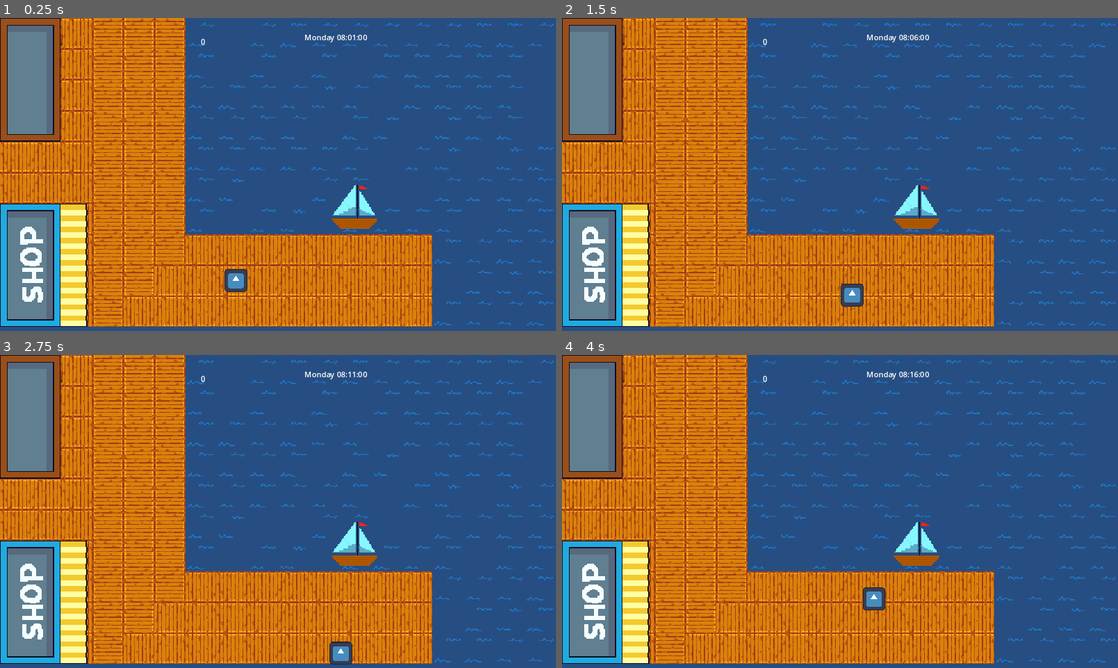
Above: before the commit, frames 1-4 (two rows, left to right).
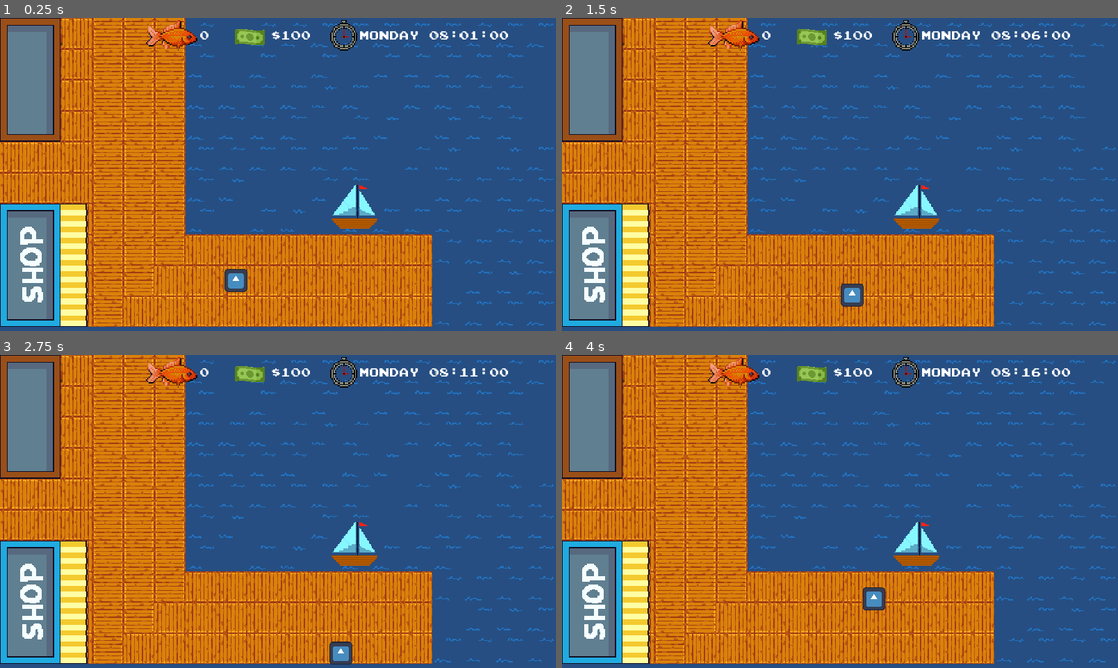
Above: after the commit, the same moments.

Repository: maxkompch/Fishing4Future
Game: Godot game, scene res://405. Start Area/scenes/start_area.tscn
Two runs of this game, one before a commit and one after it. Both use one fixed random seed, a clock stepped at 60 frames per second and the inputs below. The engine's default icon, where the game draws it, is replaced by a stand-in: a white triangle on a blue panel in a dark square.
Inputs:
- Up to frame 1 (0.25 s): no input
- Up to frame 2 (1.5 s): hold D (right) 0.53-1.28 s; tap E (action) at 0.6, 1.35 s; hold S (down) from 1.28 s (still down)
- Up to frame 3 (2.75 s): release S (down) at 2.03 s; hold D (right) from 2.03 s (still down); tap E (action) at 2.1 s
- Up to frame 4 (4 s): release D (right) at 2.78 s; hold W (up) 2.78-3.53 s; tap E (action) at 2.85, 3.6 s; hold A (left) from 3.53 s (still down)

The runs differ from the first frame. In frame 1, 2.5% of the frame differs, in the area x 26-100%, y 0-99%; in frame 2, 2.3%; in frame 3, 2.6%; in frame 4, 2.7%.

Commit message:
updated ResourceGUI to show money, fish, and time

Diff:
--- a/100. Fishing and Fish/Scenes/FishiMiniGame.tscn
+++ b/100. Fishing and Fish/Scenes/FishiMiniGame.tscn
@@ -8,7 +8,11 @@
 [ext_resource type="Texture2D" uid="uid://dx5tqpmf2bauo" path="res://100. Fishing and Fish/Assets/FisingBackground.png" id="5_ow07b"]
 [ext_resource type="Texture2D" uid="uid://dhm0itk3bn2qi" path="res://100. Fishing and Fish/Assets/KeschernforBackground.png" id="6_5m1kl"]
 [ext_resource type="Texture2D" uid="uid://rx408jidtf73" path="res://100. Fishing and Fish/Assets/AngelForBackground.png" id="7_vfe67"]
-[ext_resource type="Script" path="res://100. Fishing and Fish/Scenes/time_gui.gd" id="9_ics8i"]
+[ext_resource type="Script" path="res://601. ShopUI/Scenes/resource_gui.gd" id="9_orumj"]
+[ext_resource type="Texture2D" uid="uid://dwrrhgxyabgrj" path="res://601. ShopUI/Assets/shop assets/fish.png" id="10_xj40i"]
+[ext_resource type="FontFile" uid="uid://chdqx1a3e1e2v" path="res://601. ShopUI/Assets/font/joystix.otf" id="11_v1x6t"]
+[ext_resource type="Texture2D" uid="uid://0l8d81yywyws" path="res://601. ShopUI/Assets/shop assets/money.png" id="12_cy680"]
+[ext_resource type="Texture2D" uid="uid://cspcjdd0miwk7" path="res://601. ShopUI/Assets/shop assets/time.png" id="13_if2vg"]
 
 [node name="FishiMiniGame" type="Node2D"]
 script = ExtResource("1_pvdyh")
@@ -219,26 +223,67 @@
 amplitide = 10
 offset = 1.6
 
-[node name="TimeGUI" type="Control" parent="."]
+[node name="ResourceGUI" type="Control" parent="."]
 layout_mode = 3
 anchors_preset = 0
-offset_right = 88.0
-offset_bottom = 65.0
-script = ExtResource("9_ics8i")
-
-[node name="TimeShow" type="Label" parent="TimeGUI"]
+offset_right = 40.0
+offset_bottom = 40.0
+script = ExtResource("9_orumj")
+
+[node name="Resources" type="HBoxContainer" parent="ResourceGUI"]
 layout_mode = 0
-offset_left = 562.0
-offset_top = 13.0
-offset_right = 853.0
-offset_bottom = 93.0
-
-[node name="FishBar" type="Label" parent="TimeGUI"]
-layout_mode = 0
-offset_left = 305.0
-offset_top = 6.0
-offset_right = 594.0
-offset_bottom = 91.0
+offset_left = 205.0
+offset_top = 8.0
+offset_right = 1144.0
+offset_bottom = 71.0
+theme_override_constants/separation = 40
+alignment = 1
+
+[node name="FishContainer" type="HBoxContainer" parent="ResourceGUI/Resources"]
+layout_mode = 2
+
+[node name="FishIcon" type="TextureRect" parent="ResourceGUI/Resources/FishContainer"]
+layout_mode = 2
+texture = ExtResource("10_xj40i")
+expand_mode = 3
+flip_h = true
+
+[node name="Fish" type="Label" parent="ResourceGUI/Resources/FishContainer"]
+layout_mode = 2
+theme_override_fonts/font = ExtResource("11_v1x6t")
+theme_override_font_sizes/font_size = 25
+text = "hiiiiii"
+
+[node name="MoneyContainer" type="HBoxContainer" parent="ResourceGUI/Resources"]
+layout_mode = 2
+theme_override_constants/separation = -7
+alignment = 1
+
+[node name="MoneyIcon" type="TextureRect" parent="ResourceGUI/Resources/MoneyContainer"]
+layout_mode = 2
+texture = ExtResource("12_cy680")
+expand_mode = 3
+
+[node name="Money" type="Label" parent="ResourceGUI/Resources/MoneyContainer"]
+layout_mode = 2
+theme_override_fonts/font = ExtResource("11_v1x6t")
+theme_override_font_sizes/font_size = 25
+text = "Hello"
+vertical_alignment = 1
+
+[node name="TimeContainer" type="HBoxContainer" parent="ResourceGUI/Resources"]
+layout_mode = 2
+
+[node name="TimeIcon" type="TextureRect" parent="ResourceGUI/Resources/TimeContainer"]
+layout_mode = 2
+texture = ExtResource("13_if2vg")
+expand_mode = 3
+
+[node name="TimeDisplay" type="Label" parent="ResourceGUI/Resources/TimeContainer"]
+layout_mode = 2
+theme_override_fonts/font = ExtResource("11_v1x6t")
+theme_override_font_sizes/font_size = 25
+text = "THIRSDAY 12:12:12"
 
 [connection signal="tree_exited" from="Logger" to="Logger" method="_on_tree_exited"]
 [connection signal="timeout" from="Timer" to="." method="_on_timer_timeout"]
--- a/201. BoatNavigation/Scenes/BoatNavigation.tscn
+++ b/201. BoatNavigation/Scenes/BoatNavigation.tscn
@@ -9,7 +9,11 @@
 [ext_resource type="Script" path="res://405. Start Area/scenes/shop_area.gd" id="7_m1cad"]
 [ext_resource type="Texture2D" uid="uid://ckcjnevpod0e4" path="res://201. BoatNavigation/Assets/Pfeil.png" id="8_4ddid"]
 [ext_resource type="Texture2D" uid="uid://5lyto7kdu7ir" path="res://1000. Old or unused/101. Fishing and Fish/Assets/violet fish.png" id="9_h7gu2"]
-[ext_resource type="Script" path="res://100. Fishing and Fish/Scenes/time_gui.gd" id="10_l44gj"]
+[ext_resource type="Script" path="res://601. ShopUI/Scenes/resource_gui.gd" id="10_i6ms5"]
+[ext_resource type="Texture2D" uid="uid://dwrrhgxyabgrj" path="res://601. ShopUI/Assets/shop assets/fish.png" id="11_de20e"]
+[ext_resource type="FontFile" uid="uid://chdqx1a3e1e2v" path="res://601. ShopUI/Assets/font/joystix.otf" id="12_4c4ps"]
+[ext_resource type="Texture2D" uid="uid://0l8d81yywyws" path="res://601. ShopUI/Assets/shop assets/money.png" id="13_2trar"]
+[ext_resource type="Texture2D" uid="uid://cspcjdd0miwk7" path="res://601. ShopUI/Assets/shop assets/time.png" id="14_dyqoa"]
 
 [sub_resource type="RectangleShape2D" id="RectangleShape2D_okyxk"]
 size = Vector2(37, 32)
@@ -157,25 +161,66 @@
 scale = Vector2(2.1875, 2.1875)
 texture = ExtResource("9_h7gu2")
 
-[node name="TimeGUI" type="Control" parent="."]
+[node name="ResourceGUI" type="Control" parent="."]
 layout_mode = 3
 anchors_preset = 0
-offset_right = 88.0
-offset_bottom = 65.0
-script = ExtResource("10_l44gj")
-
-[node name="TimeShow" type="Label" parent="TimeGUI"]
+offset_right = 40.0
+offset_bottom = 40.0
+script = ExtResource("10_i6ms5")
+
+[node name="Resources" type="HBoxContainer" parent="ResourceGUI"]
 layout_mode = 0
-offset_left = -144.0
-offset_top = -309.0
-offset_right = 147.0
-offset_bottom = -229.0
-
-[node name="FishBar" type="Label" parent="TimeGUI"]
-layout_mode = 0
-offset_left = -419.0
-offset_top = -307.0
-offset_right = -130.0
-offset_bottom = -222.0
+offset_left = -506.0
+offset_top = -315.0
+offset_right = 433.0
+offset_bottom = -252.0
+theme_override_constants/separation = 40
+alignment = 1
+
+[node name="FishContainer" type="HBoxContainer" parent="ResourceGUI/Resources"]
+layout_mode = 2
+
+[node name="FishIcon" type="TextureRect" parent="ResourceGUI/Resources/FishContainer"]
+layout_mode = 2
+texture = ExtResource("11_de20e")
+expand_mode = 3
+flip_h = true
+
+[node name="Fish" type="Label" parent="ResourceGUI/Resources/FishContainer"]
+layout_mode = 2
+theme_override_fonts/font = ExtResource("12_4c4ps")
+theme_override_font_sizes/font_size = 25
+text = "hiiiiii"
+
+[node name="MoneyContainer" type="HBoxContainer" parent="ResourceGUI/Resources"]
+layout_mode = 2
+theme_override_constants/separation = -7
+alignment = 1
+
+[node name="MoneyIcon" type="TextureRect" parent="ResourceGUI/Resources/MoneyContainer"]
+layout_mode = 2
+texture = ExtResource("13_2trar")
+expand_mode = 3
+
+[node name="Money" type="Label" parent="ResourceGUI/Resources/MoneyContainer"]
+layout_mode = 2
+theme_override_fonts/font = ExtResource("12_4c4ps")
+theme_override_font_sizes/font_size = 25
+text = "Hello"
+vertical_alignment = 1
+
+[node name="TimeContainer" type="HBoxContainer" parent="ResourceGUI/Resources"]
+layout_mode = 2
+
+[node name="TimeIcon" type="TextureRect" parent="ResourceGUI/Resources/TimeContainer"]
+layout_mode = 2
+texture = ExtResource("14_dyqoa")
+expand_mode = 3
+
+[node name="TimeDisplay" type="Label" parent="ResourceGUI/Resources/TimeContainer"]
+layout_mode = 2
+theme_override_fonts/font = ExtResource("12_4c4ps")
+theme_override_font_sizes/font_size = 25
+text = "THIRSDAY 12:12:12"
 
 [connection signal="body_entered" from="Boat_exit_Area" to="Boat_exit_Area" method="_on_ship_exited"]
--- a/405. Start Area/scenes/start_area.tscn
+++ b/405. Start Area/scenes/start_area.tscn
@@ -10,7 +10,11 @@
 [ext_resource type="Texture2D" uid="uid://dxx0mfkoj4w3x" path="res://601. ShopUI/Assets/shop assets/Shoptext.png" id="9_odmr6"]
 [ext_resource type="Texture2D" uid="uid://c68y4cdg1ntrp" path="res://601. ShopUI/Assets/shop assets/BUILDNG.png" id="9_x5ysd"]
 [ext_resource type="Texture2D" uid="uid://cwqyxw64pps3i" path="res://102. Icons/boat_pixelart.png" id="10_8tskl"]
-[ext_resource type="Script" path="res://100. Fishing and Fish/Scenes/time_gui.gd" id="11_gc6se"]
+[ext_resource type="Script" path="res://601. ShopUI/Scenes/resource_gui.gd" id="11_vmhbd"]
+[ext_resource type="Texture2D" uid="uid://dwrrhgxyabgrj" path="res://601. ShopUI/Assets/shop assets/fish.png" id="12_17s26"]
+[ext_resource type="FontFile" uid="uid://chdqx1a3e1e2v" path="res://601. ShopUI/Assets/font/joystix.otf" id="13_stnse"]
+[ext_resource type="Texture2D" uid="uid://0l8d81yywyws" path="res://601. ShopUI/Assets/shop assets/money.png" id="14_xxaim"]
+[ext_resource type="Texture2D" uid="uid://cspcjdd0miwk7" path="res://601. ShopUI/Assets/shop assets/time.png" id="15_t0p8u"]
 
 [sub_resource type="TileSetAtlasSource" id="TileSetAtlasSource_uvkql"]
 texture = ExtResource("3_rx7so")
@@ -246,26 +250,67 @@
 scale = Vector2(0.444545, 0.444545)
 texture = ExtResource("10_8tskl")
 
-[node name="TimeGUI" type="Control" parent="."]
+[node name="ResourceGUI" type="Control" parent="."]
 layout_mode = 3
 anchors_preset = 0
-offset_right = 88.0
-offset_bottom = 65.0
-script = ExtResource("11_gc6se")
-
-[node name="TimeShow" type="Label" parent="TimeGUI"]
+offset_right = 40.0
+offset_bottom = 40.0
+script = ExtResource("11_vmhbd")
+
+[node name="Resources" type="HBoxContainer" parent="ResourceGUI"]
 layout_mode = 0
-offset_left = 567.0
-offset_top = -75.0
-offset_right = 858.0
-offset_bottom = 5.0
-
-[node name="FishBar" type="Label" parent="TimeGUI"]
-layout_mode = 0
-offset_left = 353.0
-offset_top = -66.0
-offset_right = 642.0
-offset_bottom = 19.0
+offset_left = 146.0
+offset_top = -100.0
+offset_right = 1085.0
+offset_bottom = -37.0
+theme_override_constants/separation = 40
+alignment = 1
+
+[node name="FishContainer" type="HBoxContainer" parent="ResourceGUI/Resources"]
+layout_mode = 2
+
+[node name="FishIcon" type="TextureRect" parent="ResourceGUI/Resources/FishContainer"]
+layout_mode = 2
+texture = ExtResource("12_17s26")
+expand_mode = 3
+flip_h = true
+
+[node name="Fish" type="Label" parent="ResourceGUI/Resources/FishContainer"]
+layout_mode = 2
+theme_override_fonts/font = ExtResource("13_stnse")
+theme_override_font_sizes/font_size = 25
+text = "hiiiiii"
+
+[node name="MoneyContainer" type="HBoxContainer" parent="ResourceGUI/Resources"]
+layout_mode = 2
+theme_override_constants/separation = -7
+alignment = 1
+
+[node name="MoneyIcon" type="TextureRect" parent="ResourceGUI/Resources/MoneyContainer"]
+layout_mode = 2
+texture = ExtResource("14_xxaim")
+expand_mode = 3
+
+[node name="Money" type="Label" parent="ResourceGUI/Resources/MoneyContainer"]
+layout_mode = 2
+theme_override_fonts/font = ExtResource("13_stnse")
+theme_override_font_sizes/font_size = 25
+text = "Hello"
+vertical_alignment = 1
+
+[node name="TimeContainer" type="HBoxContainer" parent="ResourceGUI/Resources"]
+layout_mode = 2
+
+[node name="TimeIcon" type="TextureRect" parent="ResourceGUI/Resources/TimeContainer"]
+layout_mode = 2
+texture = ExtResource("15_t0p8u")
+expand_mode = 3
+
+[node name="TimeDisplay" type="Label" parent="ResourceGUI/Resources/TimeContainer"]
+layout_mode = 2
+theme_override_fonts/font = ExtResource("13_stnse")
+theme_override_font_sizes/font_size = 25
+text = "THIRSDAY 12:12:12"
 
 [connection signal="pressed" from="Back" to="CharacterBody2D2" method="_on_back_pressed"]
 [connection signal="pressed" from="Back" to="Back" method="_on_back_pressed"]
--- a/601. ShopUI/Scenes/inside_shop.tscn
+++ b/601. ShopUI/Scenes/inside_shop.tscn
@@ -1,11 +1,14 @@
-[gd_scene load_steps=8 format=3 uid="uid://bclcy4nao7giv"]
+[gd_scene load_steps=11 format=3 uid="uid://bclcy4nao7giv"]
 
 [ext_resource type="Script" path="res://601. ShopUI/Scripts/backtoshop.gd" id="2_qmvxl"]
 [ext_resource type="Script" path="res://601. ShopUI/Scripts/control_inside.gd" id="3_xis08"]
 [ext_resource type="FontFile" uid="uid://chdqx1a3e1e2v" path="res://601. ShopUI/Assets/font/joystix.otf" id="4_32hmx"]
 [ext_resource type="AudioStream" uid="uid://cbod4bo0gcvv1" path="res://601. ShopUI/Assets/shop assets/purchased.wav" id="4_p3ke8"]
 [ext_resource type="AudioStream" uid="uid://demvdgaw402x" path="res://601. ShopUI/Assets/shop assets/notenough.wav" id="5_g6srk"]
-[ext_resource type="Script" path="res://100. Fishing and Fish/Scenes/time_gui.gd" id="6_ynq3r"]
+[ext_resource type="Texture2D" uid="uid://0l8d81yywyws" path="res://601. ShopUI/Assets/shop assets/money.png" id="7_0627y"]
+[ext_resource type="Script" path="res://601. ShopUI/Scenes/resource_gui.gd" id="7_p1gjj"]
+[ext_resource type="Texture2D" uid="uid://dwrrhgxyabgrj" path="res://601. ShopUI/Assets/shop assets/fish.png" id="7_yo4gj"]
+[ext_resource type="Texture2D" uid="uid://cspcjdd0miwk7" path="res://601. ShopUI/Assets/shop assets/time.png" id="9_hi7xb"]
 
 [sub_resource type="CompressedTexture2D" id="CompressedTexture2D_qsn7u"]
 load_path = "res://.godot/imported/inside_shop.png-99aa8a6bc4863dcd524a9b96e6eccab6.ctex"
@@ -111,18 +114,9 @@
 text = "Net LV. 3
 $300"
 
-[node name="Label" type="Label" parent="Control"]
-layout_mode = 0
-offset_left = 999.0
-offset_top = 24.0
-offset_right = 1123.0
-offset_bottom = 62.0
-theme_override_fonts/font = ExtResource("4_32hmx")
-theme_override_font_sizes/font_size = 30
-text = "$1000"
-
 [node name="ColorRect" type="ColorRect" parent="Control"]
 visible = false
+z_index = 5
 layout_mode = 0
 offset_right = 1163.0
 offset_bottom = 654.0
@@ -130,6 +124,7 @@
 
 [node name="ColorRect2" type="ColorRect" parent="Control"]
 visible = false
+z_index = 5
 layout_mode = 0
 offset_right = 1167.0
 offset_bottom = 659.0
@@ -137,6 +132,7 @@
 
 [node name="purchased" type="Label" parent="Control"]
 visible = false
+z_index = 6
 layout_mode = 0
 offset_left = 189.0
 offset_top = 293.0
@@ -149,6 +145,7 @@
 
 [node name="notenough" type="Label" parent="Control"]
 visible = false
+z_index = 6
 layout_mode = 0
 offset_left = 293.0
 offset_top = 296.0
@@ -167,26 +164,67 @@
 stream = ExtResource("5_g6srk")
 volume_db = -24.0
 
-[node name="TimeGUI" type="Control" parent="."]
+[node name="ResourceGUI" type="Control" parent="."]
 layout_mode = 3
 anchors_preset = 0
-offset_right = 88.0
-offset_bottom = 65.0
-script = ExtResource("6_ynq3r")
-
-[node name="TimeShow" type="Label" parent="TimeGUI"]
-layout_mode = 0
-offset_left = 562.0
-offset_top = 13.0
-offset_right = 853.0
-offset_bottom = 93.0
-
-[node name="FishBar" type="Label" parent="TimeGUI"]
-layout_mode = 0
-offset_left = 305.0
-offset_top = 6.0
-offset_right = 594.0
-offset_bottom = 91.0
+offset_right = 40.0
+offset_bottom = 40.0
+script = ExtResource("7_p1gjj")
+
+[node name="Resources" type="HBoxContainer" parent="ResourceGUI"]
+layout_mode = 0
+offset_left = 209.0
+offset_top = 3.0
+offset_right = 1148.0
+offset_bottom = 66.0
+theme_override_constants/separation = 40
+alignment = 1
+
+[node name="FishContainer" type="HBoxContainer" parent="ResourceGUI/Resources"]
+layout_mode = 2
+
+[node name="FishIcon" type="TextureRect" parent="ResourceGUI/Resources/FishContainer"]
+layout_mode = 2
+texture = ExtResource("7_yo4gj")
+expand_mode = 3
+flip_h = true
+
+[node name="Fish" type="Label" parent="ResourceGUI/Resources/FishContainer"]
+layout_mode = 2
+theme_override_fonts/font = ExtResource("4_32hmx")
+theme_override_font_sizes/font_size = 25
+text = "hiiiiii"
+
+[node name="MoneyContainer" type="HBoxContainer" parent="ResourceGUI/Resources"]
+layout_mode = 2
+theme_override_constants/separation = -7
+alignment = 1
+
+[node name="MoneyIcon" type="TextureRect" parent="ResourceGUI/Resources/MoneyContainer"]
+layout_mode = 2
+texture = ExtResource("7_0627y")
+expand_mode = 3
+
+[node name="Money" type="Label" parent="ResourceGUI/Resources/MoneyContainer"]
+layout_mode = 2
+theme_override_fonts/font = ExtResource("4_32hmx")
+theme_override_font_sizes/font_size = 25
+text = "Hello"
+vertical_alignment = 1
+
+[node name="TimeContainer" type="HBoxContainer" parent="ResourceGUI/Resources"]
+layout_mode = 2
+
+[node name="TimeIcon" type="TextureRect" parent="ResourceGUI/Resources/TimeContainer"]
+layout_mode = 2
+texture = ExtResource("9_hi7xb")
+expand_mode = 3
+
+[node name="TimeDisplay" type="Label" parent="ResourceGUI/Resources/TimeContainer"]
+layout_mode = 2
+theme_override_fonts/font = ExtResource("4_32hmx")
+theme_override_font_sizes/font_size = 25
+text = "THIRSDAY 12:12:12"
 
 [connection signal="pressed" from="Control/FishSell" to="Control" method="_on_fish_sell_pressed"]
 [connection signal="button_up" from="Control/Back_Button" to="Sprite2D" method="_on_button_button_up"]
--- /dev/null
+++ b/601. ShopUI/Scenes/resource_gui.gd
@@ -0,0 +1,30 @@
+extends Control
+var last_minute: int = -1  # Initialize with an invalid value
+
+func _ready() -> void:
+	# Initialize the display with the current time
+	GameData.load_data()
+	update_time_display()
+	update_fish_display()
+	update_money_display()
+
+
+func _process(delta: float) -> void:
+	# Get the current time
+	var current_time = time_system.get_time()
+	var total_fish = str(GameData.total_fish_caught)
+	var total_money = str(GameData.player_money)
+	update_time_display()
+	update_fish_display()
+	update_money_display()
+
+func update_time_display() -> void:
+	$Resources/TimeContainer/TimeDisplay.text = time_system.get_time()
+
+func update_fish_display() -> void:
+	GameData.load_data()
+	$Resources/FishContainer/Fish.text = str(GameData.total_fish_caught)
+
+func update_money_display() -> void:
+	GameData.load_data()
+	$Resources/MoneyContainer/Money.text = "$" + str(GameData.player_money)
--- a/601. ShopUI/Scripts/control_inside.gd
+++ b/601. ShopUI/Scripts/control_inside.gd
@@ -3,8 +3,6 @@
 func _ready():
 	GameData.load_data()
 	$FishSell.text = "Sell " + str(GameData.total_fish_caught) + " Fish That You Have"
-	$Label.text = "$" + str(GameData.player_money)
-	$Label.visible = true
 	$Rod1.disabled = GameData.rod1_purchased
 	$Rod2.disabled = not GameData.rod1_purchased or GameData.rod2_purchased
 	$Rod3.disabled = not GameData.rod2_purchased or GameData.rod3_purchased
@@ -25,7 +23,6 @@
 		$Net3.text = "Bought"
 
 func update_coin_display() -> void:
-	$Label.text = "$" + str(GameData.player_money)
 	$ColorRect.visible = false
 	$ColorRect2.visible = false
 
Not shown: 1 places in 100. Fishing and Fish/Scenes/FishiMiniGame.tscn that only renumber resources
Not shown: 1 places in 201. BoatNavigation/Scenes/BoatNavigation.tscn that only renumber resources
Not shown: 1 places in 405. Start Area/scenes/start_area.tscn that only renumber resources
Binary file added: 601. ShopUI/Assets/shop assets/fish.png
Not shown, added: 601. ShopUI/Assets/shop assets/fish.png.import
Binary file added: 601. ShopUI/Assets/shop assets/money.png
Not shown, added: 601. ShopUI/Assets/shop assets/money.png.import
Binary file added: 601. ShopUI/Assets/shop assets/time.png
Not shown, added: 601. ShopUI/Assets/shop assets/time.png.import
Not shown, changed: logging_file.txt
